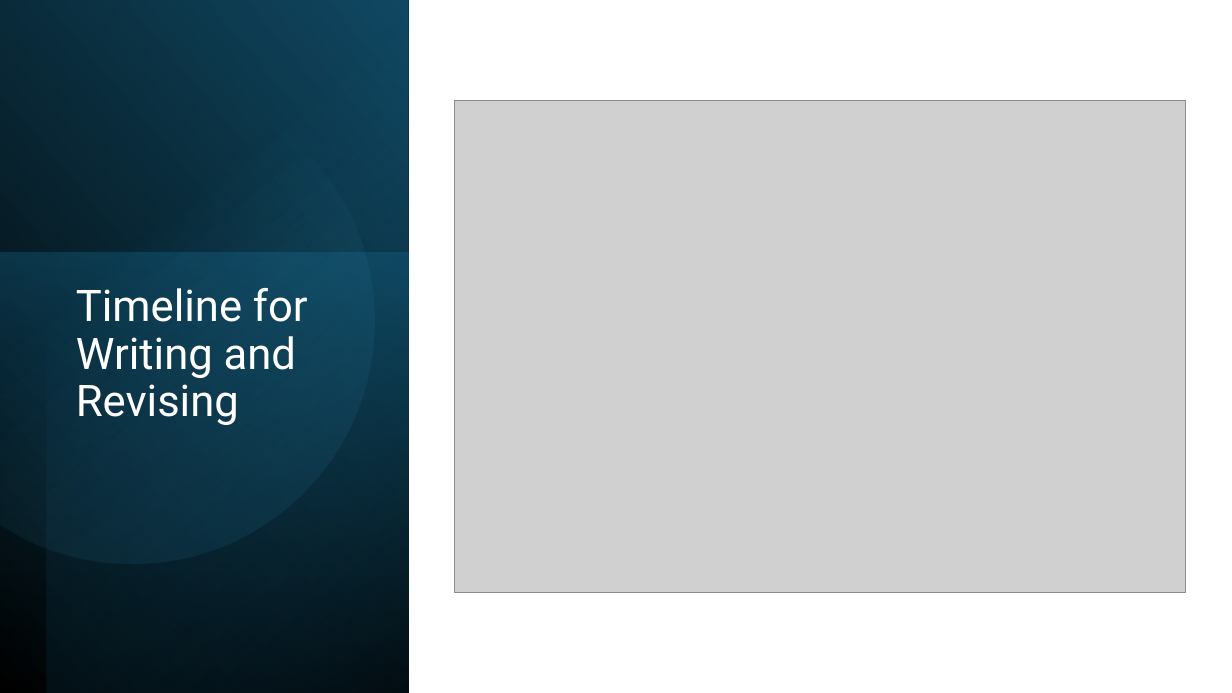
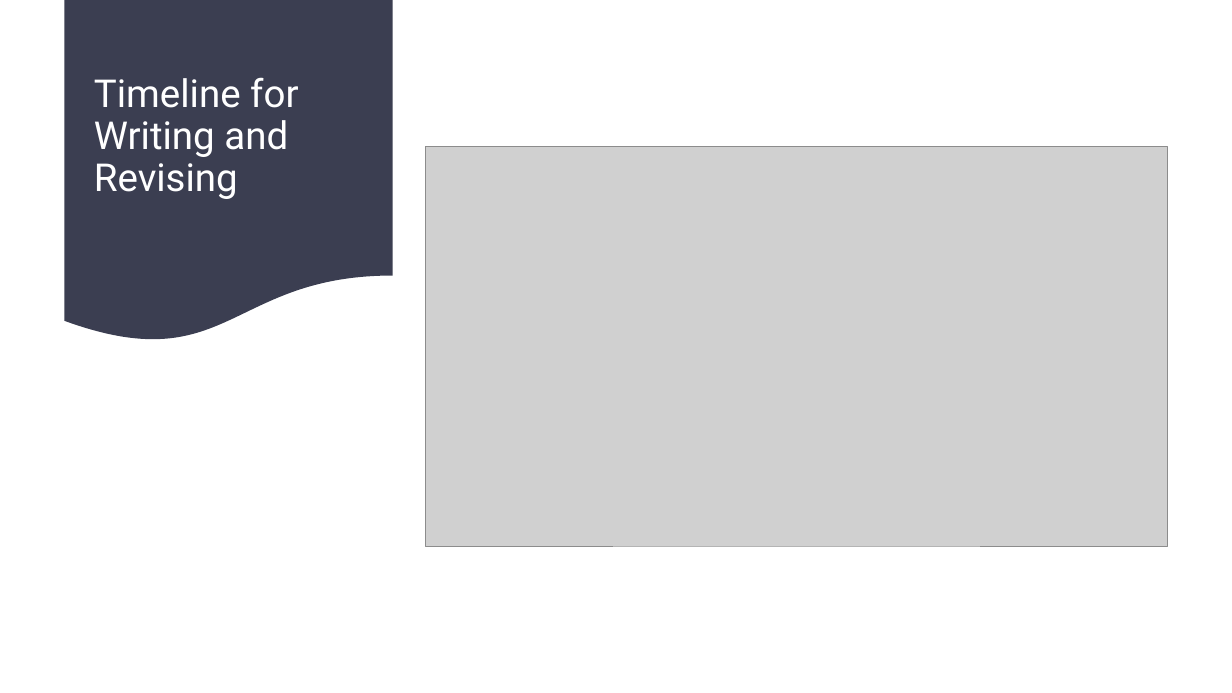
Before and after one commit to BridgesLab/FellowshipWorkshopDocuments, a slide deck: slide 8 of Documents/Slides/Orientation.pptx. Drawn at 1232x693 pixels with LibreOffice and Linux fonts; fonts in the diff are those of the drawing; grey boxes stand for pictures. Boxes give left, top, right and bottom in pixels: in the first picture for what was removed or moved away, otherwise in the second. Text is boxed around its words. In the diff, an @@ line names an element or a change of style, - is before the commit and + after.

```diff
--- a/Documents/Slides/Orientation.pptx
+++ b/Documents/Slides/Orientation.pptx
@@ rectangle removed at (x1=0, y1=0, x2=409, y2=693) @@
@@ rectangle removed at (x1=46, y1=0, x2=409, y2=693) @@
@@ flow chart document added at (x1=65, y1=0, x2=393, y2=344), fill #3B3E51 @@
@@ title "Timeline for Writing and Revising" resized from (x1=67, y1=280, x2=358, y2=591) to (x1=85, y1=18, x2=372, y2=257) @@
@@ title "Timeline for Writing and Revising" at (x1=85, y1=18, x2=372, y2=257): size 34 to 30 pt; vertical alignment top to middle @@
@@ freeform shape removed at (x1=0, y1=48, x2=419, y2=607) @@
@@ picture resized from (x1=455, y1=101, x2=1185, y2=592) to (x1=425, y1=147, x2=1168, y2=546) @@
@@ rectangle removed at (x1=0, y1=253, x2=409, y2=693) @@
```
Also in this commit, not shown: 7 other slides changed, 2 slides removed, 2 other files.
